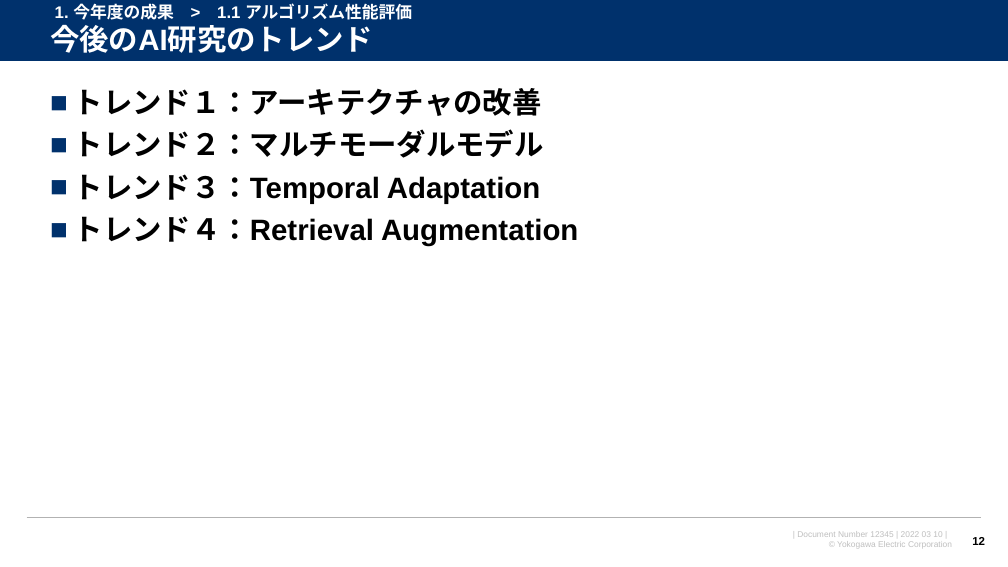
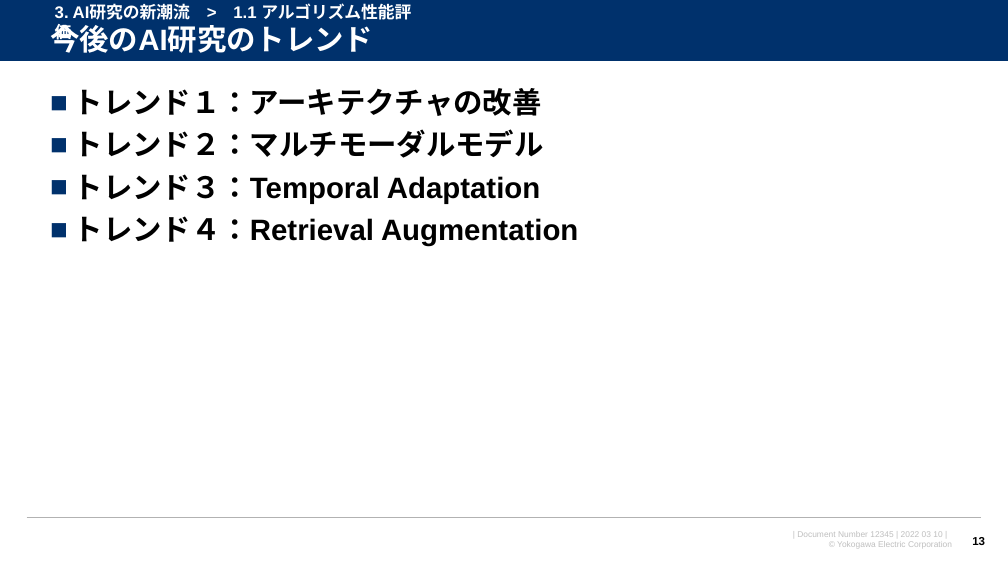
Before and after one commit to watarukumagai-git/opt, a slide deck: slide 13 of MMW/20220310_MMW_kumagai_rev.0.pptx (slide 12 before the commit). Drawn at 1008x567 pixels with LibreOffice and Linux fonts; fonts in the diff are those of the drawing; background and template pictures are left out. Boxes give left, top, right and bottom in pixels: in the first picture for what was removed or moved away, otherwise in the second. Text is boxed around its words. In the diff, an @@ line names an element or a change of style, - is before the commit and + after.

```diff
--- a/MMW/20220310_MMW_kumagai_rev.0.pptx
+++ b/MMW/20220310_MMW_kumagai_rev.0.pptx
@@ text at [55,3,411,23]: text changed @@
-1. 今年度の成果 > 1.1 アルゴリズム性能評価
+3. AI研究の新潮流 > 1.1 アルゴリズム性能評価
```
Also in this commit, not shown: 9 other slides changed, 4 slides added, 7 slides removed, 1 other file.
